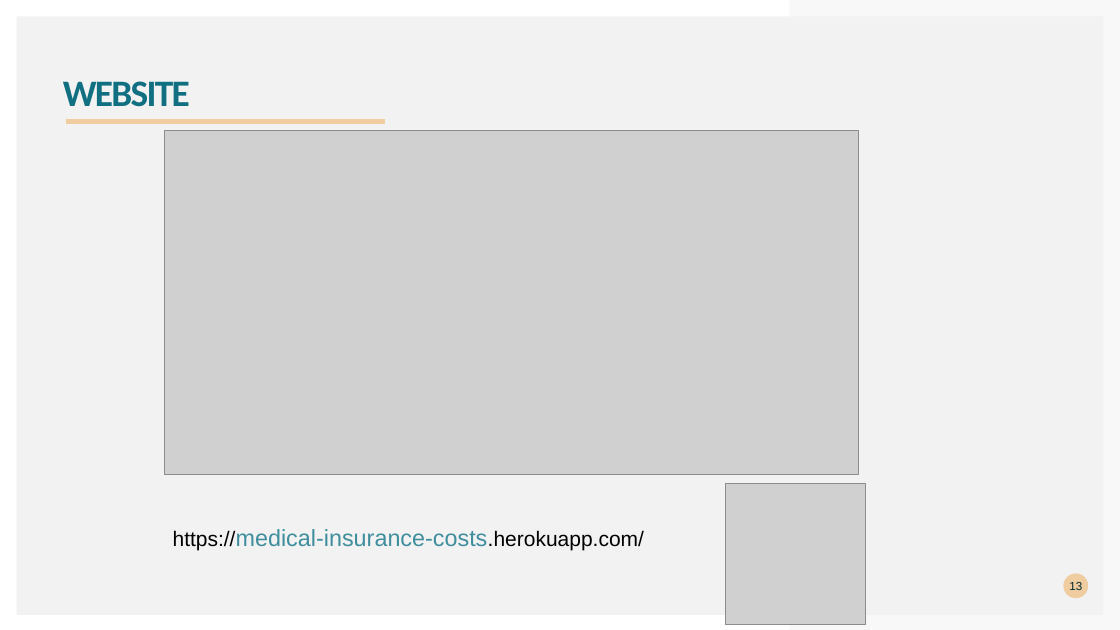
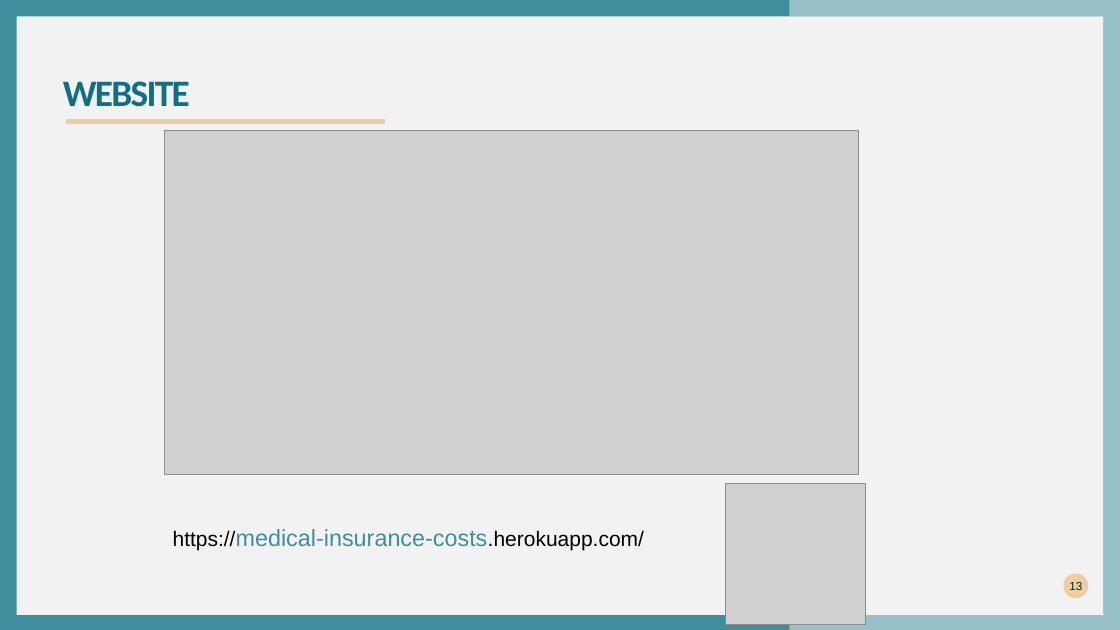
Before and after one commit to khutula/Medical-Insurance-Costs, a slide deck: slide 13 of Medical Insurance Cost.pptx. Drawn at 1120x630 pixels with LibreOffice and Linux fonts; fonts in the diff are those of the drawing; grey boxes stand for pictures. Boxes give left, top, right and bottom in pixels: in the first picture for what was removed or moved away, otherwise in the second. Text is boxed around its words. In the diff, an @@ line names an element or a change of style, - is before the commit and + after.

```diff
--- a/Medical Insurance Cost.pptx
+++ b/Medical Insurance Cost.pptx
@@ background #FFFFFF to #3F8E9D @@
```
Also in this commit, not shown: 4 other slides changed.
